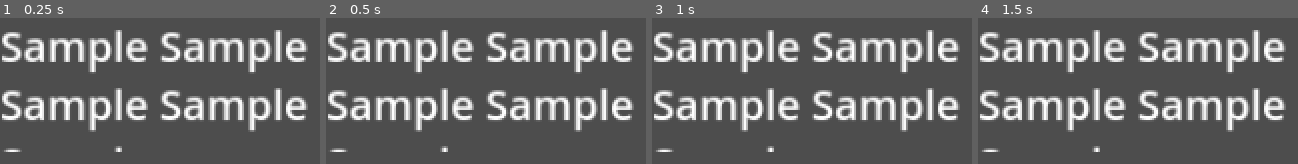
Above: before the commit, frames 1-4 (left to right).
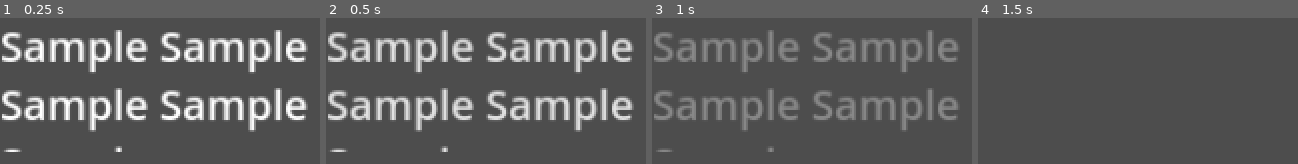
Above: after the commit, the same moments.

Repository: whatgum/GAMEJAM2022
Game: Godot game, scene res://DialogPopup.tscn
Same seed, same stepped clock (60 frames per second), same inputs: the game is played once before the commit and once after it. This scene is started directly instead of the project's main scene.
Inputs:
- Up to frame 1 (0.25 s): no input
- Up to frame 2 (0.5 s): no input
- Up to frame 3 (1 s): no input
- Up to frame 4 (1.5 s): no input

Frame 1 is identical in both runs. In frame 2, 7.4% of the frame differs, in the area x 0-95%, y 9-92%; in frame 3, 20%; in frame 4, 22%, in the area x 0-97%, y 8-92%.

Commit message:
made the ability to add new questions to the array

Diff:
--- a/COPS/CreateQuestion.gd
+++ b/COPS/CreateQuestion.gd
@@ -7,8 +7,10 @@
 
 signal startDialogue(string)
 
+var currentIndex : int
+
 func passQuestion(string : String, pressable : bool) -> void:
-	var newQuestion = question.instance();
+	var newQuestion = question.instantiate();
 	newQuestion.init(string, pressable)
 	self.add_child(newQuestion)
 
@@ -19,9 +21,10 @@
 	print("ask this : " + string)
 	if(pressable):
 		print("press this bitch")
-		emit_signal("pressThisBitch", string)
+		emit_signal("startDialogue", string, pressable)
+		currentIndex = index
 	else:
 		print("just do dialogue")
 		self.remove_child(get_child(index))
-		emit_signal("startDialogue", string)
+		emit_signal("startDialogue", string, pressable)
 	get_tree().call_group("questions", "disableButtons", true)
--- a/COPS/DialogManager.gd
+++ b/COPS/DialogManager.gd
@@ -6,9 +6,12 @@
 var key : String
 var dialogPop = load("res://DialogPopup.tscn")
 var rectSize = Vector2(512, 90)
-
+var pressable = false
 var detecColor = Color("cc846f")
 var interColor = Color("73b86a")
+
+signal showPopup
+signal addQuestions
 
 func initDialog(detecitveDialogue : Dictionary, intervieweeDialogue : Dictionary, _key : String) -> void:
 	print('startingDialog')
@@ -44,4 +47,13 @@
 	elif(interDic.has(key)):
 		setUpPopup(varients.INTERVEIWEE, interDic[key])
 	else:
-		get_tree().call_group("questions", "disableButtons", false)
+		if(pressable):
+			pressable = false
+			emit_signal("showPopup")
+		else:
+			get_tree().call_group("questions", "disableButtons", false)
+		emit_signal("addQuestions")
+
+
+func _on_questioning_press_at_end():
+	pressable = true
--- a/COPS/DialogPopup.gd
+++ b/COPS/DialogPopup.gd
@@ -4,7 +4,7 @@
 
 signal finishedDialgue(text)
 # Each character adds this many seconds before fading
-var fadeDelayPerCharacter = 0.1
+var fadeDelayPerCharacter = .01
 
 # How quickly the dialog fades
 var fadeSpeedMultiplier = 1.0
--- a/COPS/QuestioningScene.gd
+++ b/COPS/QuestioningScene.gd
@@ -1,7 +1,10 @@
 extends Control
 
 var currentEvidence = ""
+var currentQuestion = ""
 signal startConversation(detectiveDict, interviewDict, key)
+signal pressAtEnd()
+signal addQuestion(question, pressable)
 
 func _process(delta):
 	if(Input.is_action_just_pressed("removeEvidence")):
@@ -20,8 +23,24 @@
 	"THE QUICK BROWN FOX JUMPS OVER THE SMALL DOG?" : [{"THE QUICK BROWN FOX JUMPS OVER THE SMALL DOG?" : "Whats all this about a fox??"},{"Whats all this about a fox??" : "yeah it was a fox, I swear"}]}
 
 
-func _on_question_container_start_dialogue(key : String):
+var questionDictioary := {
+	"THE QUICK BROWN FOX JUMPS OVER THE SMALL DOG?" : [["question?", false], ["whats a question", true]]
+}
+
+
+func _on_question_container_start_dialogue(key : String, pressable : bool):
 	key = key.to_upper()
+	currentQuestion = key
 	print(key)
 	if(ConversationDictionary.has(key)):
+		if(pressable):
+			emit_signal("pressAtEnd")
 		emit_signal("startConversation", ConversationDictionary[key][0], ConversationDictionary[key][1], key )
+
+
+func _on_dialog_manager_add_questions():
+	if(questionDictioary.has(currentQuestion)):
+		var arrayOfQuestions = questionDictioary[currentQuestion]
+		for i in arrayOfQuestions:
+			emit_signal("addQuestion",i[0], i[1])
+		questionDictioary.erase(currentQuestion)
--- a/COPS/QuestioningScene.tscn
+++ b/COPS/QuestioningScene.tscn
@@ -7,6 +7,7 @@
 [ext_resource type="Script" path="res://PopupPanel.gd" id="4_hfcs3"]
 [ext_resource type="PackedScene" uid="uid://bawf3pu6aar32" path="res://evidenceScene.tscn" id="5_pv68c"]
 [ext_resource type="PackedScene" uid="uid://n4r5ss1cea4o" path="res://DialogManager.tscn" id="7_qojd4"]
+[ext_resource type="Script" path="res://pressPopup.gd" id="8_wukcm"]
 
 [sub_resource type="RectangleShape2D" id="RectangleShape2D_fsj4o"]
 size = Vector2(371, 462)
@@ -18,6 +19,18 @@
 border_width_right = 2
 border_width_bottom = 2
 border_color = Color(0, 0, 0, 1)
+
+[sub_resource type="StyleBoxFlat" id="StyleBoxFlat_4i4xp"]
+bg_color = Color(0.6, 0.180392, 0.180392, 1)
+border_width_left = 5
+border_width_top = 5
+border_width_right = 5
+border_width_bottom = 5
+border_color = Color(0, 0, 0, 1)
+corner_radius_top_left = 2
+corner_radius_top_right = 1
+corner_radius_bottom_right = 2
+corner_radius_bottom_left = 2
 
 [node name="Questioning" type="Control"]
 anchor_right = 1.0
@@ -88,9 +101,6 @@
 anchor_bottom = 0.0
 offset_right = 270.0
 offset_bottom = 70.0
-rect_min_size = Vector2(100, 70)
-size_flags_horizontal = 3
-size_flags_vertical = 3
 
 [node name="Control2" parent="quesionsPanel/ScrollContainer/questionContainer" instance=ExtResource( "1_qo5sj" )]
 anchor_right = 0.0
@@ -98,9 +108,6 @@
 offset_top = 80.0
 offset_right = 270.0
 offset_bottom = 150.0
-rect_min_size = Vector2(100, 70)
-size_flags_horizontal = 3
-size_flags_vertical = 3
 
 [node name="Control3" parent="quesionsPanel/ScrollContainer/questionContainer" instance=ExtResource( "1_qo5sj" )]
 anchor_right = 0.0
@@ -108,9 +115,6 @@
 offset_top = 160.0
 offset_right = 270.0
 offset_bottom = 230.0
-rect_min_size = Vector2(100, 70)
-size_flags_horizontal = 3
-size_flags_vertical = 3
 
 [node name="Control4" parent="quesionsPanel/ScrollContainer/questionContainer" instance=ExtResource( "1_qo5sj" )]
 anchor_right = 0.0
@@ -118,9 +122,6 @@
 offset_top = 240.0
 offset_right = 270.0
 offset_bottom = 310.0
-rect_min_size = Vector2(100, 70)
-size_flags_horizontal = 3
-size_flags_vertical = 3
 
 [node name="evidenceButton" type="Button" parent="."]
 anchor_left = 0.857
@@ -156,7 +157,50 @@
 [node name="dialogManager" parent="." instance=ExtResource( "7_qojd4" )]
 mouse_filter = 2
 
+[node name="pressPopup" type="Popup" parent="."]
+wrap_controls = false
+unresizable = false
+theme = ExtResource( "1_ieqv2" )
+script = ExtResource( "8_wukcm" )
+
+[node name="Panel" type="Panel" parent="pressPopup"]
+anchor_right = 1.0
+anchor_bottom = 1.0
+theme_override_styles/panel = SubResource( "StyleBoxFlat_4i4xp" )
+
+[node name="RichTextLabel" type="RichTextLabel" parent="pressPopup/Panel"]
+anchor_left = 0.02
+anchor_top = 0.1
+anchor_right = 0.95
+anchor_bottom = 0.3
+offset_right = 40.0
+offset_bottom = 40.0
+theme = ExtResource( "1_ieqv2" )
+text = "    He seems to be hiding something, Do you want to press him?"
+bbcode_enabled = true
+
+[node name="abuse" type="Button" parent="pressPopup/Panel"]
+anchor_left = 0.2
+anchor_top = 0.5
+anchor_right = 0.5
+anchor_bottom = 0.8
+theme = ExtResource( "1_ieqv2" )
+text = "ABUSE HIM"
+
+[node name="coherse" type="Button" parent="pressPopup/Panel"]
+anchor_left = 0.6
+anchor_top = 0.5
+anchor_right = 0.8
+anchor_bottom = 0.8
+theme = ExtResource( "1_ieqv2" )
+text = "COHERSE HIM"
+
+[connection signal="addQuestion" from="." to="quesionsPanel/ScrollContainer/questionContainer" method="passQuestion"]
+[connection signal="pressAtEnd" from="." to="dialogManager" method="_on_questioning_press_at_end"]
 [connection signal="startConversation" from="." to="dialogManager" method="initDialog"]
 [connection signal="pressed" from="Button" to="." method="_on_button_pressed"]
 [connection signal="startDialogue" from="quesionsPanel/ScrollContainer/questionContainer" to="." method="_on_question_container_start_dialogue"]
 [connection signal="pressed" from="evidenceButton" to="PopupPanel" method="_on_evidence_button_pressed"]
+[connection signal="addQuestions" from="dialogManager" to="." method="_on_dialog_manager_add_questions"]
+[connection signal="showPopup" from="dialogManager" to="pressPopup" method="_on_dialog_manager_show_popup"]
+[connection signal="popup_hide" from="pressPopup" to="pressPopup" method="_on_press_popup_popup_hide"]
--- /dev/null
+++ b/COPS/pressPopup.gd
@@ -0,0 +1,10 @@
+extends Popup
+
+
+
+func _on_dialog_manager_show_popup():
+	popup_centered(Vector2i(400,200))
+
+
+func _on_press_popup_popup_hide():
+	get_tree().call_group("questions", "disableButtons", false)
--- a/COPS/questionScene.tscn
+++ b/COPS/questionScene.tscn
@@ -6,6 +6,9 @@
 [node name="Control" type="Control" groups=["questions"]]
 anchor_right = 1.0
 anchor_bottom = 1.0
+rect_min_size = Vector2(100, 70)
+size_flags_horizontal = 3
+size_flags_vertical = 3
 script = ExtResource( "1_fdpsb" )
 __meta__ = {
 "_edit_use_anchors_": false
Not shown: 1 places in COPS/QuestioningScene.tscn that only renumber resources
Not shown: 4 places in COPS/gameTheme.tres that only renumber resources
